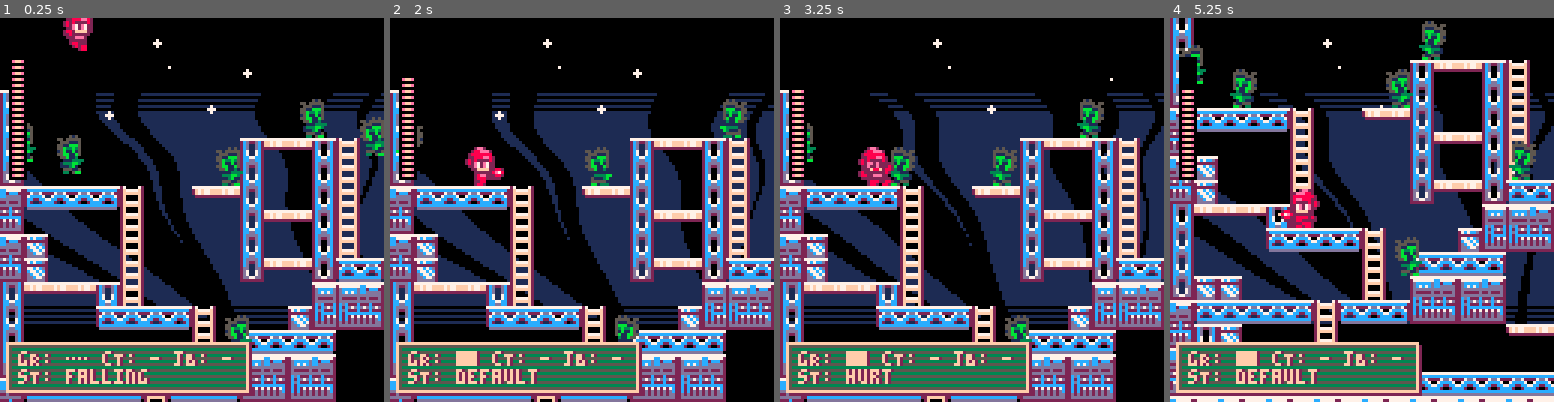
Above: before the commit, frames 1-4 (left to right).
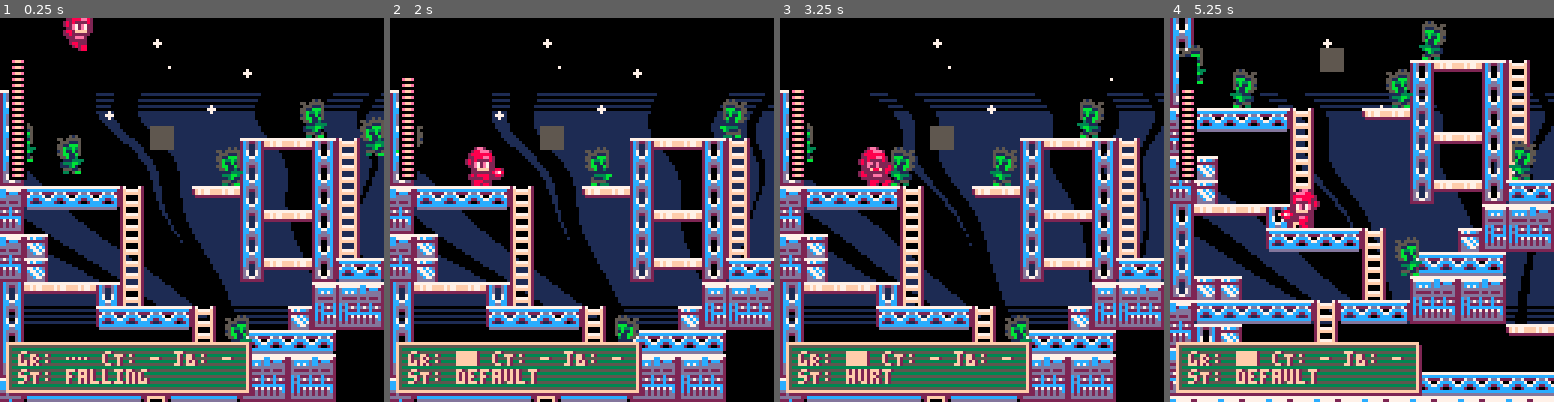
Above: after the commit, the same moments.

Repository: whckmstrjck/picoboy
Game: PICO-8 cartridge picoboy.p8
Same seed, same stepped clock (60 frames per second), same inputs: the game is played once before the commit and once after it.
Inputs:
- Up to frame 1 (0.25 s): no input
- Up to frame 2 (2 s): tap X (X key) at 0.33, 1.07, 1.85 s; tap O (Z key) at 0.7, 1.7 s; hold Right from 1.6 s (still down)
- Up to frame 3 (3.25 s): release Right at 2.1 s; tap O (Z key) at 2.1, 2.5, 2.9 s; hold Up 2.15-2.42 s; hold Right 2.47-3.03 s; tap X (X key) at 2.97 s; hold Left from 3.08 s (still down)
- Up to frame 4 (5.25 s): tap O (Z key) every 0.4 s from 3.3 to 4.9 s; release Left at 3.58 s; hold Down 3.63-3.97 s; hold Right 4.02-4.68 s; tap X (X key) at 4.08, 5.2 s; hold Up 4.73-5.03 s; hold Left from 5.08 s (still down)

The runs differ from the first frame. In frame 1, 0.4% of the frame differs, in the area x 39-46%, y 28-35%; in frame 2, 0.5%, in the area x 20-46%, y 28-44%; in frame 3, 0.4%; in frame 4, 0.5%.

Commit message:
Platforms, wip

Diff:
--- a/lua/_draw.lua
+++ b/lua/_draw.lua
@@ -6,6 +6,9 @@
   cam:update()
   map()
 
+  for platform in all(platforms) do
+    platform:draw()
+  end
   for enemy in all(enemies) do
     enemy:draw()
   end
--- a/lua/_init.lua
+++ b/lua/_init.lua
@@ -6,6 +6,7 @@
     y = -30
   })
 
+  platforms = { Platform:new({ x = 50, y = 20 }) }
   enemies = {}
   particles = {}
 
--- a/lua/_update60.lua
+++ b/lua/_update60.lua
@@ -1,4 +1,7 @@
 function _update60()
+  for platform in all(platforms) do
+    platform:update()
+  end
   for enemy in all(enemies) do
     enemy:update()
   end
--- a/lua/classes/actor.lua
+++ b/lua/classes/actor.lua
@@ -29,6 +29,10 @@
     local b = other.collider(other)
 
     return not (a.x.max < b.x.min or a.x.min > b.x.max or a.y.max < b.y.min or a.y.min > b.y.max)
+  end,
+  collide_point_other = function(_ENV, other, px, py)
+    local collider = other.collider(_ENV)
+    return not (px < collider.x.min or px > collider.x.max or py < collider.y.min or py > collider.y.max)
   end,
   collide_x = function(_ENV)
     local dir = sgn(vx)
--- /dev/null
+++ b/lua/classes/platform.lua
@@ -0,0 +1,13 @@
+Platform = Actor:new({
+  type = 'solid', -- solid, semisolid
+  moving = false,
+  width = 8,
+  height = 8,
+  actors = {},
+  update = function(_ENV)
+    if not moving then return end
+  end,
+  draw = function(_ENV)
+    rectfill(x, y, x + width - 1, y + height - 1, 5)
+  end
+})
--- a/picoboy.p8
+++ b/picoboy.p8
@@ -12,6 +12,7 @@
 #include lua/classes/actor.lua
 #include lua/classes/player/player.lua
 #include lua/classes/player/bullet.lua
+#include lua/classes/platform.lua
 #include lua/classes/camera.lua
 
 #include lua/classes/particle.lua
@@ -35,11 +36,11 @@
 000282e72e722000000282e72e722000000282e72e722000000282e72e722000000282e72e722000000282e72e722000000282e72e7220000000000000000000
 000022e72e722000000022e72e722000000022e72e722000000022e72e722000000022e72e722000000022e72e722000000022e72e7220000000000000000000
 0000022ffff200000002222ffff200000000022ffff200000000022ffff200000000022ffff200000000022ffff220000002882ffff220000000000000000000
-00002222222000000028882222200000000002222222000000000022222000000000222222282000000002222222000000022822222200000000000000000000
-0002882eee8200000028822eee220000000028288882000000000028ee2000000000288eeee820000000282eee2000000000222eee2000000000000000000000
-00028222228200000002222222200000000022222882000000000028882000000000288222222000000028822220000000000222222000000000000000000000
-00002888282000000000888228200000000002888222000000000022880000000000022288820000000002282820000000000288222000000000000000000000
-00002882282000000000882028200000000002882882000000000028820000000000002828820000000002882000000000000028288000000000000000000000
+00002222222000000028882222200000000000222220000000000222222200000000222222282000000002222222000000022822222200000000000000000000
+0002882eee8200000028822eee22000000000028ee20000000002828888200000000288eeee820000000282eee2000000000222eee2000000000000000000000
+00028222228200000002222222200000000000288820000000002222288200000000288222222000000028822220000000000222222000000000000000000000
+00002888282000000000888228200000000000228800000000000288822200000000022288820000000002282820000000000288222000000000000000000000
+00002882282000000000882028200000000000288200000000000288288200000000002828820000000002882000000000000028288000000000000000000000
 00000000000000000000000000000000000000000000000000000000000000000000000000000000000002820000000000000000288000000000000000000000
 000000000000000000000000000000000000000000000000000000000000e0000000000000000000000000000000000000000000000000000000000000000000
 00000000000000000000002ee20000000000000000000000000000000e0e7e000000000000000000000000000000000000000000000000000000000000000000
